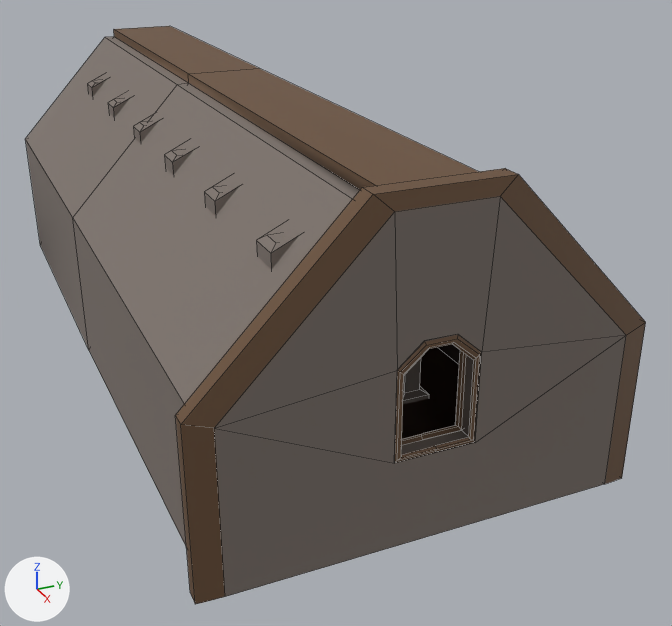
Before and after pictures for a commit that changed the FBX model Assets/environment/church.fbx.
Before and after are seen from a 50 mm lens placed at (88.2, -36.3, 53.8), pointed at (-11.3, 8.5, 4.0). Every picture has the same lights, and +X, +Y and +Z are marked at lower left. Mesh edges are drawn as thin lines. Where no turn or scale is listed for an object, it has been applied to the vertices. Vertices at the same position are counted once.
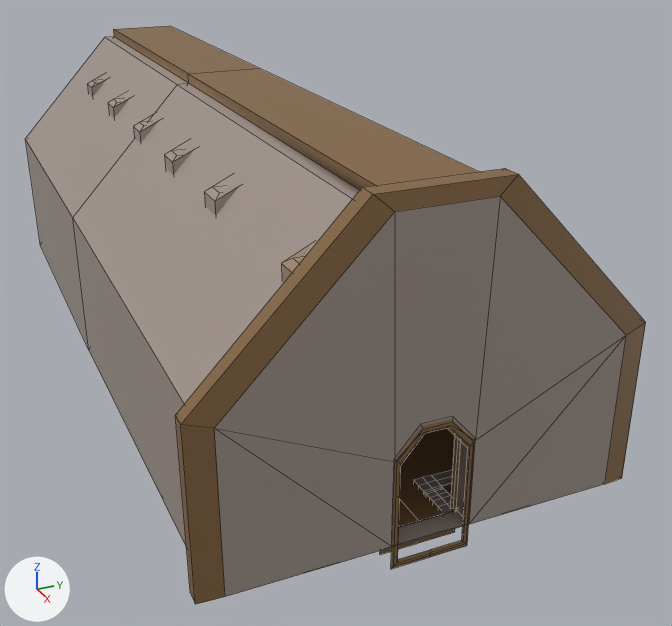
Where the newer file only moved an object's origin or applied its transform, the numbers keep the older frame.

The change in detail:
Material 'wood' (mat_wood) changes colour from brown #694e36 to brown #85653f; in linear values from (0.142, 0.0766, 0.0375) to (0.233, 0.13, 0.0504).
Material 'rock' (mat_rock) changes colour from grey #7e746d to grey #a2958c; in linear values from (0.208, 0.174, 0.154) to (0.359, 0.299, 0.263).
Material 'rock.004' (mat_rock_004) is new.
Its base color is (0.359, 0.299, 0.263) (grey #a2958c).
Material 'rock.005' (mat_rock_005) is new.
Its base color is (0.359, 0.299, 0.263) (grey #a2958c).
Material 'rock.003' (mat_rock_003) is new.
Its base color is (0.359, 0.299, 0.263) (grey #a2958c).
Material 'wood.001' (mat_wood_001) is new.
Its base color is (0.233, 0.13, 0.0504) (brown #85653f).
Material 'Material' (mat_material) is new.
Its base color is (0.351, 0.236, 0.163) (beige #a08570).
Its roughness is 0.4.
Material 'wood.002' (mat_wood_002) is new.
Its base color is (0.233, 0.13, 0.0504) (brown #85653f).
me_plane_005 is used by ob_plane_005; location (0.0, 0.0, 0.0).
me_plane_005 had 656 vertices, 620 faces and spanned x -70.2..28.9, y -22.1..22.1, z -2.0..33.1.
me_plane_005 now has 1224 vertices, 1176 faces and spans x -70.4..28.9, y -22.1..22.1, z -2.6..33.1.
me_plane_005 part 1: the loose piece of 44 vertices spanning x 18.2..21.8, y -12.2..-8.6, z -1.1..28.5 is moved by (5.8, 0.0, 0.0), in mat_material (beige #a08570).
me_plane_005 part 2: the loose piece of 28 vertices spanning x 26.4..26.5, y -4.0..4.0, z 8.9..20.0 is scaled about its middle by (1, 1, 1.32), then moved by (0.0, 0.0, -9.7).
me_plane_005 part 3: the loose piece of 28 vertices spanning x 28.8..28.9, y -4.0..4.0, z 8.9..20.0 is scaled about its middle by (1, 1, 1.32), then moved by (0.0, 0.0, -9.7), in mat_wood_001 (brown #85653f).
me_plane_005 part 4: a new loose piece of 106 vertices spanning x 20.6..26.5, y 2.6..19.9, z -1.8..0.2, in mat_rock (grey #a1958c).
Part 5, on me_plane_005:
6 faces are deleted.
10 vertices in x 26.5..28.8, y -4.0..4.0, z 8.9..20.0 move by (0.0, 0.0, -8.8).
2 vertices move from x 28.8, y -4.0..4.0, z 8.9 to x 28.8, y -4.0..4.0, z 0.0.
8 vertices are added at x -26.6..26.6, y -19.7..19.7, z -1.4..-0.7.
6 new vertices lie (0.0, 19.7, 0.0) away from vertices in x -26.6..26.6, y -19.7, z -1.4..0.0.
8 new vertices lie (26.6, 0.0, 0.0) away from vertices in x -26.6, y -19.7..19.7, z -1.4..0.0.
24 new faces join them, mat_wood (brown #85653f).
2 new faces join them, mat_rock_003 (grey #a1958c).
me_plane_005 part 6: 92 faces spanning x -70.2..-23.2, y -20.8..20.8, z -2.0..28.5 switch from mat_rock (grey #7e746d) to mat_rock_003 (grey #a1958c).
me_plane_005 part 7: 84 faces spanning x -41.8..-38.2, y -12.2..12.2, z -1.1..28.5 switch from mat_rock (grey #7e746d) to mat_rock_004 (grey #a1958c).
me_plane_005 part 8: 84 faces spanning x -56.8..-53.2, y -12.2..12.2, z -1.1..28.5 switch from mat_rock (grey #7e746d) to mat_rock_005 (grey #a1958c).
me_plane_005 now uses material mat_material (beige #a08570).
me_plane_005 now uses material mat_wood_001 (brown #85653f).
me_plane_005 now uses material mat_wood_002 (brown #85653f).

Location of each change, (x1, y1, x2, y2) in pixels of the pictures (672 x 626 px; the box of a moved part takes in the faces that stretch with it):
'Plane.005', recoloured, reshaped
    both: (26, 26, 646, 604)
part 1 of me_plane_005, moved or reshaped
    before: (256, 224, 299, 270)
    after: (281, 244, 311, 282)
part 2 of me_plane_005, moved or reshaped
    before: (402, 350, 466, 445)
    after: (380, 428, 461, 555)
part 3 of me_plane_005, moved or reshaped
    before: (395, 335, 481, 463)
    after: (391, 419, 475, 569)
part 4 of me_plane_005, added
    after: (414, 469, 455, 514)
part 5 of me_plane_005, built on
    both: (214, 196, 626, 597)
part 6 of me_plane_005, recoloured
    both: (26, 115, 159, 349)
part 7 of me_plane_005, recoloured
    both: (108, 94, 131, 118)
part 8 of me_plane_005, recoloured
    both: (87, 75, 107, 97)
